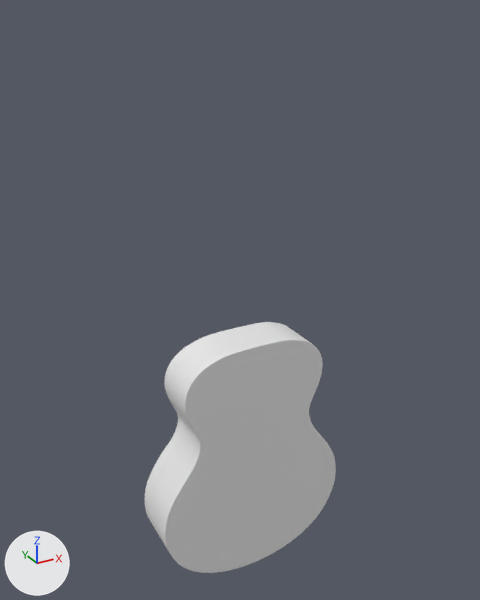
Two versions of the Blender file untitled.blend, one commit apart.
The view is the same before and after, from a 50 mm camera at (-0.467, -0.833, 0.923) aimed at (0.003, 0.023, 0.495). The lights are fixed; the arrows at lower left show +X, +Y and +Z.
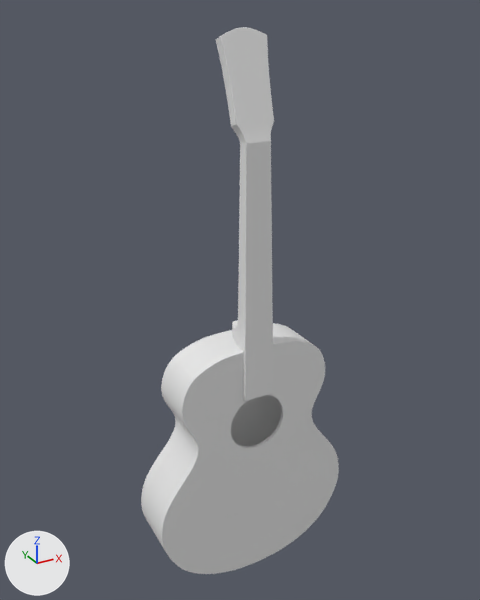
Pixel boxes [x1, y1, x2, y2] of what changed, in the pictures (480 x 600 px):
'Circle', reshaped, moved, rescaled, modifiers changed: before [145, 322, 336, 573]; after [141, 323, 339, 574]
'Plane', added: after [216, 27, 274, 401]
part 1 of me_circle_001, cut back: before [145, 377, 336, 573]; after [141, 393, 339, 574]
part 2 of me_circle_001, shading changed: before [165, 322, 323, 573]; after [154, 323, 325, 574]

Edits to the bpy script that builds the scene:
```text
Change me_circle_001:
    used by ob_circle; location = (0.0, 0.0, 0.0); rotation_euler = (-1.571, 0.0, 0.0), in degrees (-90, 0, 0); scale = (0.109, 0.109, 0.109)
    remove me_circle_001.from_pydata(...)  # 280 vertices, 255 faces; spans x 0.0..1.57, y -4.07..0.0, z -0.38..0.47
    add me_circle_001.from_pydata(...)  # 159 vertices, 143 faces; spans x 0.0..1.59, y -4.07..0.0, z -0.38..0.47
    me_circle_001 part 1
    149 vertices are removed from x 0.0..1.57, y -3.61..-0.31, z -0.38..0.47
    200 faces are deleted
    48 vertices move from x 0.0..1.42, y -3.9..-0.28, z -0.38..0.47 to x 0.0..1.44, y -3.85..-0.31, z -0.38..0.47
    28 vertices are added at x 0.0..1.59, y -3.44..-0.44, z -0.38..0.47
    88 new faces join them
    me_circle_001 part 2: 55 kept faces spanning x 0.0..1.37, y -4.07..0.0, z -0.38..0.47 are now shaded smooth
Add me_plane:
    me_plane.from_pydata(...)  # 68 vertices, 66 faces; spans x -1.35..1.35, y -6.53..1.0, z -0.67..0.42
Change ob_circle:
    ob_circle.location: (0.0, 0.0, 0.0) -> (0.0, 0.0, 0.005)
    ob_circle.scale: (0.109, 0.109, 0.109) -> (0.109, 0.105, 0.0981)
    add _m = ob_circle.modifiers.new('Solidify', 'SOLIDIFY')
    add _m.thickness = 0.05
    add _m.use_even_offset = True
    where _m = ob_circle.modifiers.new('Bevel', 'BEVEL')
    _m.width: 0.01 -> 0.002
    _m.width_pct: 0.01 -> 0.002
Add ob_plane:
    ob_plane = bpy.data.objects.new('Plane', me_plane)
    ob_plane.location = (0.0, 0.0, 0.426)
    ob_plane.rotation_euler = (-1.571, 0.0, 0.0)  # degrees (-90, 0, 0)
    ob_plane.scale = (0.0267, 0.0727, 0.0727)
    _m = ob_plane.modifiers.new('Bevel', 'BEVEL')
    _m.width = 0.02
    _m.width_pct = 0.02
    _m.segments = 2
    _m.limit_method = 'WEIGHT'
    _m = ob_plane.modifiers.new('Subdivision', 'SUBSURF')
    _m.levels = 2
```
